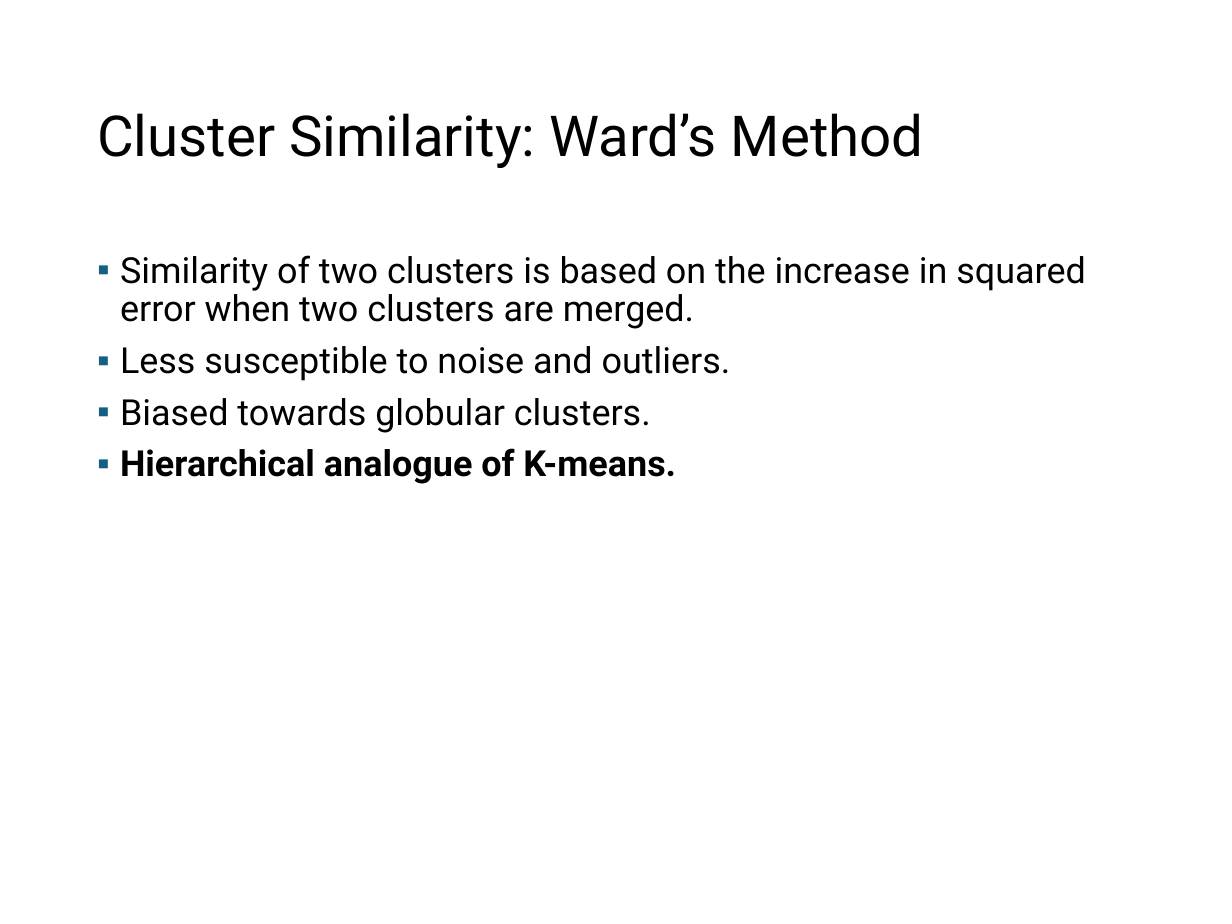
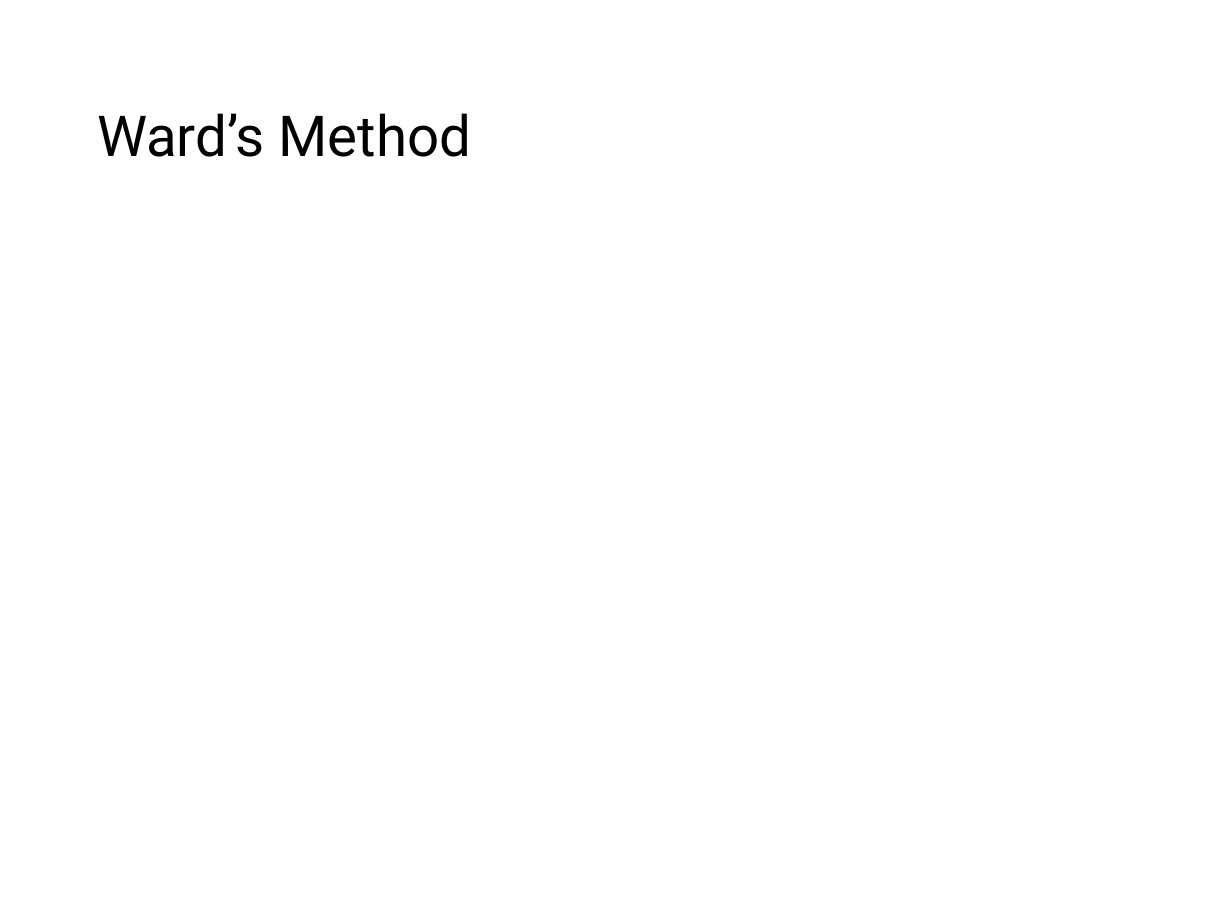
Before and after one commit to mhahsler/Introduction_to_Data_Mining_R_Examples, a slide deck: slide 56 of slides/chap7_basic_cluster_analysis.pptx. Drawn at 1232x924 pixels with LibreOffice and Linux fonts; fonts in the diff are those of the drawing; grey boxes stand for pictures. Boxes give left, top, right and bottom in pixels: in the first picture for what was removed or moved away, otherwise in the second. Text is boxed around its words. In the diff, an @@ line names an element or a change of style, - is before the commit and + after.

```diff
--- a/slides/chap7_basic_cluster_analysis.pptx
+++ b/slides/chap7_basic_cluster_analysis.pptx
@@ title at box(97, 113, 472, 157): text changed @@
-Cluster Similarity: Ward’s Method
+Ward’s Method
@@ text removed at box(120, 255, 1085, 484) @@
-▪ Similarity of two clusters is based on the increase in squared error when two clusters are merged.
-▪ Less susceptible to noise and outliers.
-▪ Biased towards globular clusters.
-▪ Hierarchical analogue of K-means.
```
Also in this commit, not shown: 15 other slides changed, 1 other file.
